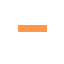
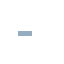
Layer changes from the first (64, 64) image to the second:
painted on "Layer 2" over (18, 25, 47, 36)
